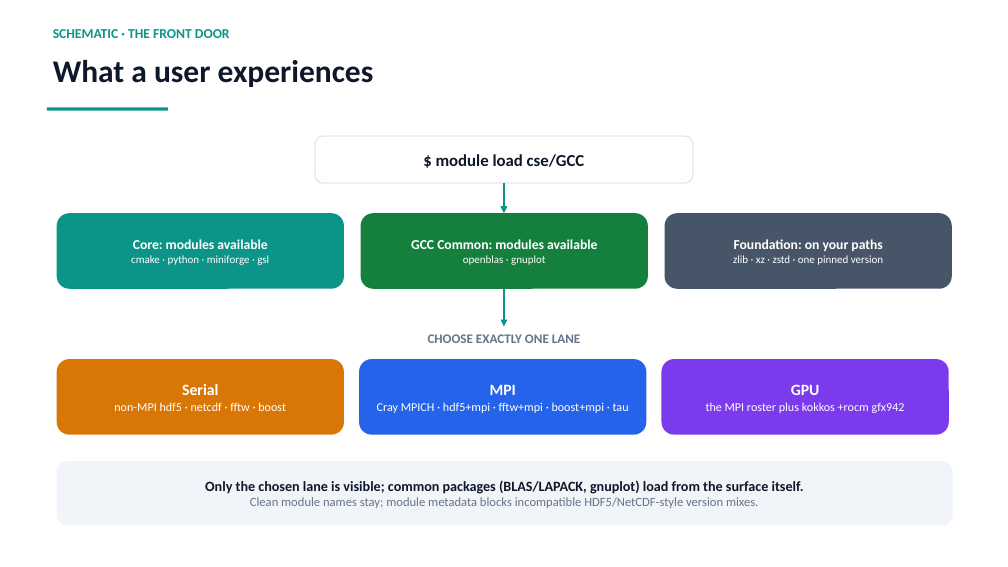
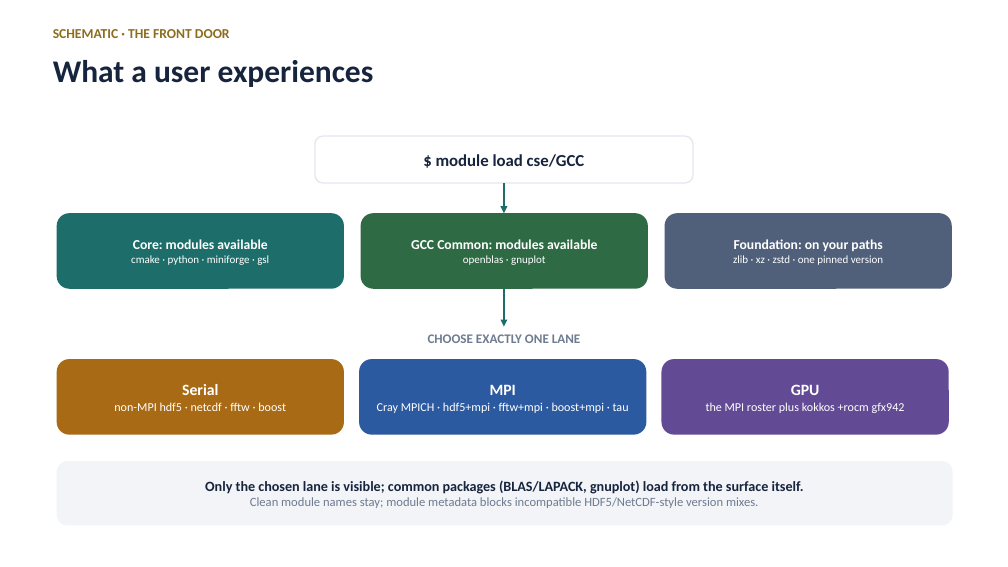
Before and after one commit to ray12514/stack-planning, a slide deck: slide 5 of presentations/cse_lanes_model.pptx. Drawn at 1008x567 pixels with LibreOffice and Linux fonts; fonts in the diff are those of the drawing. Boxes give left, top, right and bottom in pixels: in the first picture for what was removed or moved away, otherwise in the second. Text is boxed around its words. In the diff, an @@ line names an element or a change of style, - is before the commit and + after.

Commit message:
Deck: navy and gold palette, and drop the machine-design tells
The old palette was the Tailwind default color set verbatim, which is a
soft fingerprint of generated design, and the deck carried two stronger
ones: an accent rule under every title and coloured edge stripes on the
cards. The palette is now a hand-tuned navy and gold family in the HPCMP
direction, the title rule is gone, and the stripes are replaced by
colouring the card's own heading, which keeps the lane colour coding
without the stripe.

```diff
--- a/presentations/cse_lanes_model.pptx
+++ b/presentations/cse_lanes_model.pptx
@@ text "SCHEMATIC · THE FRONT DOOR" at <box>53,29,230,38</box>: text colour #0D9488 to #8C6D1F @@
@@ text "What a user experiences" at <box>53,60,374,87</box>: text colour #0F172A to #16243D @@
@@ rectangle removed at <box>47,107,168,110</box> @@
@@ rounded rectangle "$ module load cse/GCC" at <box>315,136,693,183</box>: text colour #0F172A to #16243D; outline #E2E8F0 1.25 pt to #E3E7EE 1.25 pt @@
@@ arrow (504, 183) - (504, 213): stroke #0D9488 2.25 pt to #1D6E6A 2.25 pt @@
@@ rounded rectangle "Core: modules available" at <box>57,213,344,289</box>: fill #0D9488 to #1D6E6A @@
@@ rounded rectangle "GCC Common: modules available" at <box>361,213,648,289</box>: fill #15803D to #2E6B45 @@
@@ rounded rectangle "Foundation: on your paths" at <box>665,213,952,289</box>: fill #475569 to #50607A @@
@@ arrow (504, 289) - (504, 327): stroke #0D9488 2.25 pt to #1D6E6A 2.25 pt @@
@@ rounded rectangle "Serial" at <box>57,359,344,435</box>: fill #D97706 to #A86A14 @@
@@ rounded rectangle "MPI" at <box>359,359,647,435</box>: fill #2563EB to #2C5AA0 @@
@@ rounded rectangle "GPU" at <box>662,359,949,435</box>: fill #7C3AED to #634A94 @@
@@ rounded rectangle "Only the chosen lane is ..." at <box>57,461,953,526</box>: text colour #0F172A to #16243D in "Only the chosen lane is visible; common ..."; text colour #64748B to #6E7B90 in "Clean module names stay; module metadata blocks ..."; fill #F1F5F9 to #F2F4F7 @@
```
Also in this commit, not shown: 13 other slides changed, 1 other file.
